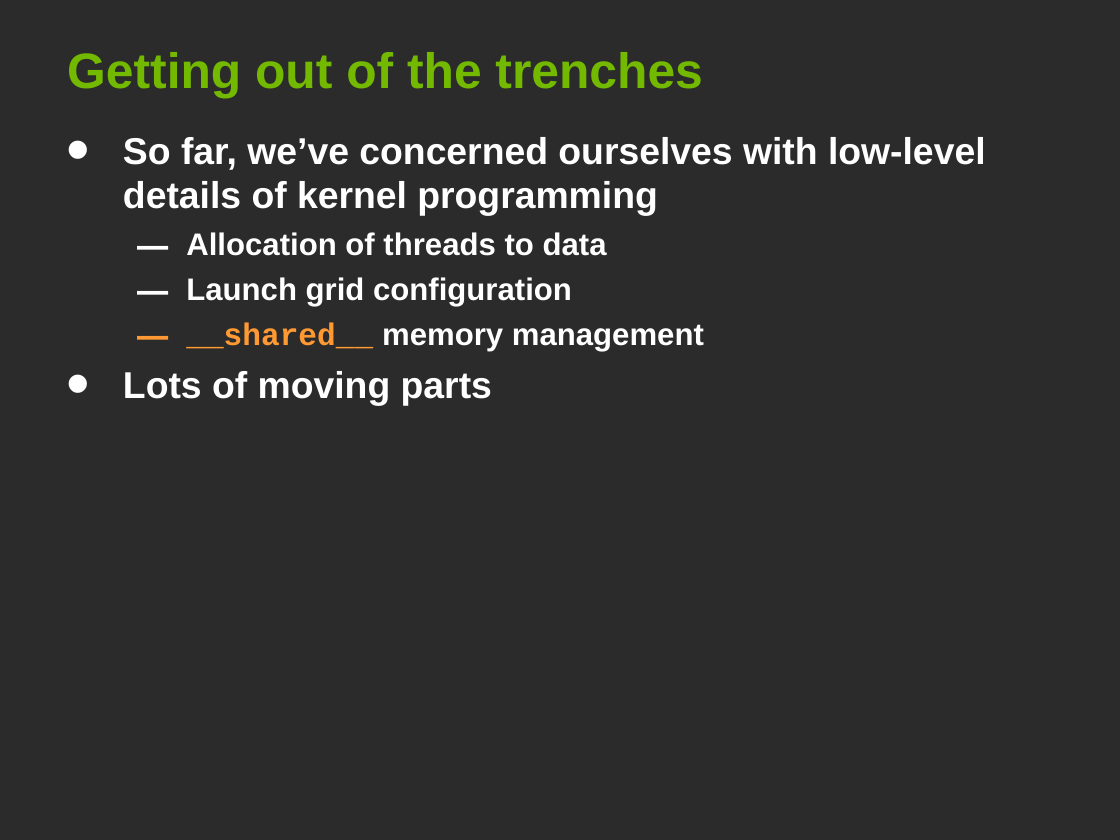
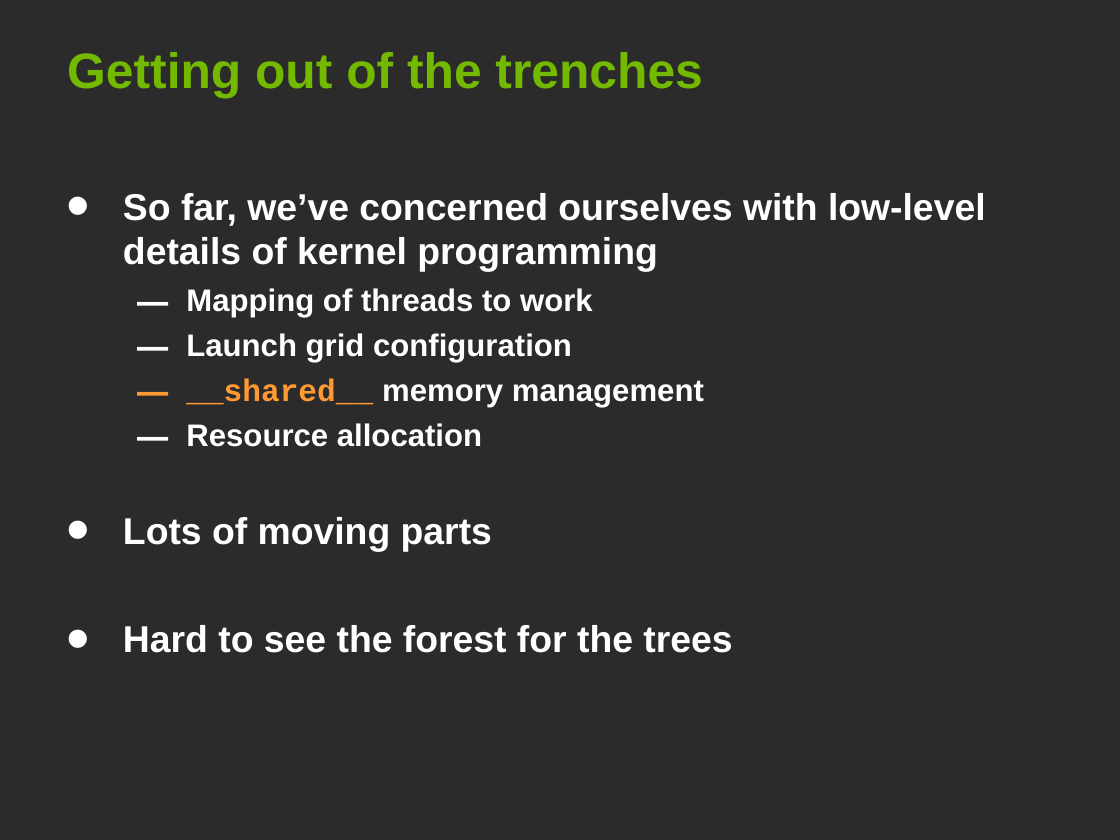
Before and after one commit to deeperlearning/stanford-cs193g-sp2010, a slide deck: slide 2 of lectures/lecture_6/parallel_patterns_1.ppt. Drawn at 1120x840 pixels with LibreOffice and Linux fonts; fonts in the diff are those of the drawing; background and template pictures are left out; a plain dark background stands for a picture behind light text. Boxes give left, top, right and bottom in pixels: in the first picture for what was removed or moved away, otherwise in the second. Text is boxed around its words. In the diff, an @@ line names an element or a change of style, - is before the commit and + after.

```diff
--- a/lectures/lecture_6/parallel_patterns_1.ppt
+++ b/lectures/lecture_6/parallel_patterns_1.ppt
@@ text "So far, we’ve concerned ourselves ...": place and size @@
-text "So far, we’ve concerned ourselves ..." at box(123, 137, 986, 406)
+text "So far, we’ve concerned ourselves ..." at box(123, 193, 986, 653)
@@ text at box(186, 288, 593, 317): text changed @@
-  – Allocation of threads to data
+  – Mapping of threads to work
@@ text at box(186, 423, 482, 447): paragraph added @@
+  – Resource allocation
@@ text at box(123, 625, 732, 653): paragraph added @@
+• Hard to see the forest for the trees
```
Also in this commit, not shown: 12 other slides changed, 21 slides added, 3 slides removed, 1 other file.
